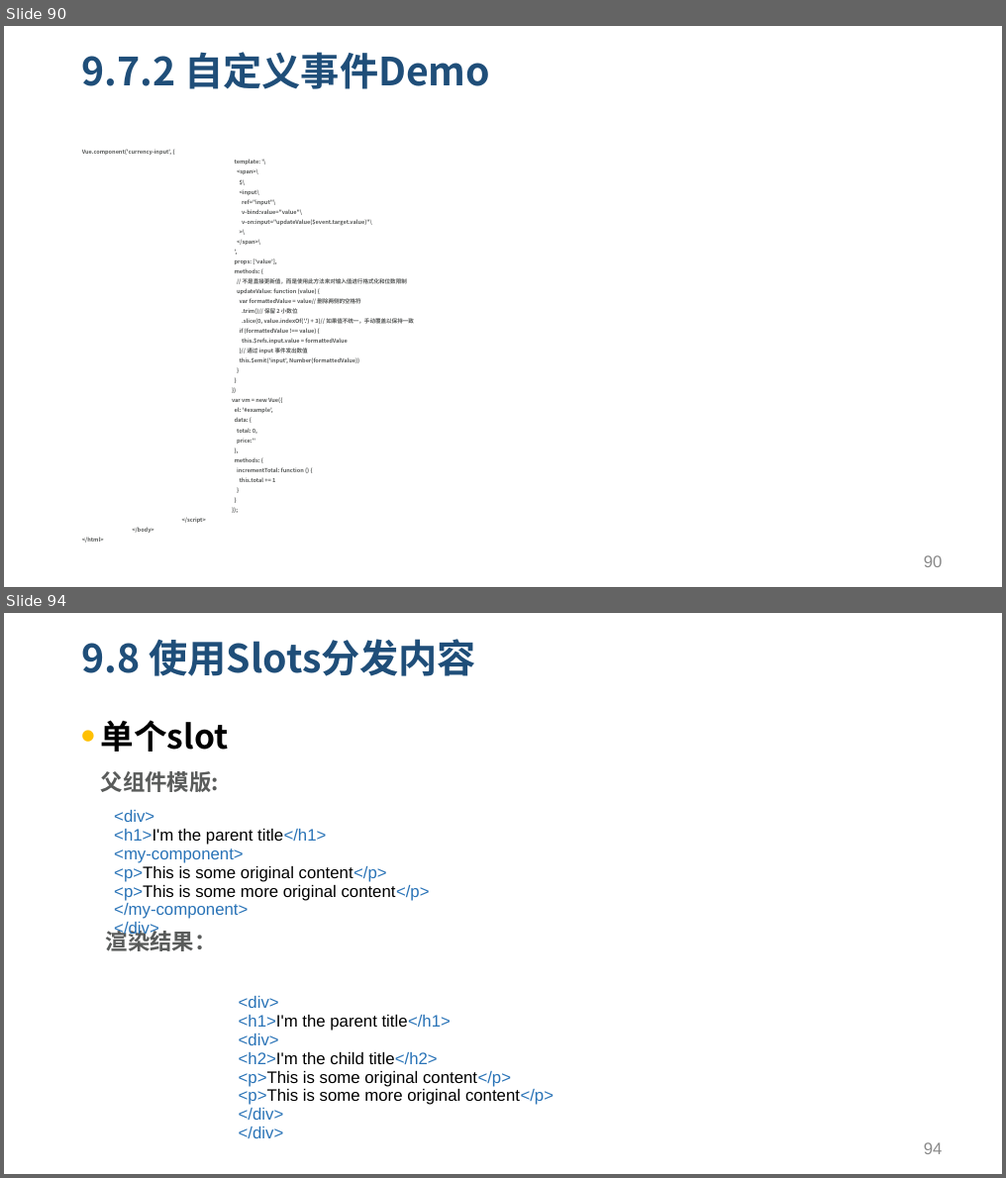
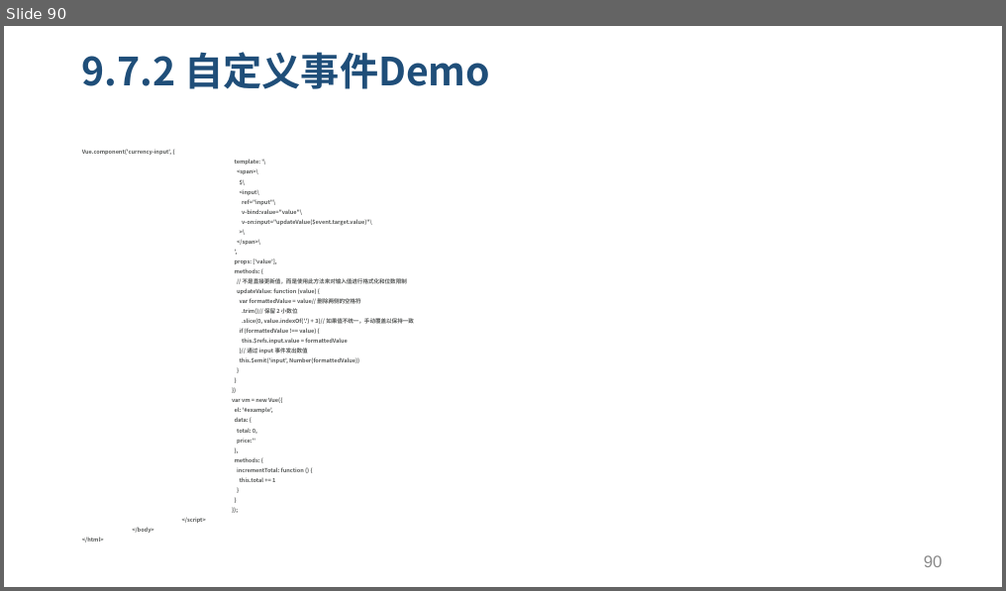
Before and after one commit to yxl2628/vuejs, a slide deck: 02 Vue基础.pptx. Shown one above the other, each under a label of ours: slides 90 and 94 before the commit, slide 90 after it; the slides between them are not shown. The pictures are 1006x1178 and 1006x591 pixels, drawn with LibreOffice and Linux fonts; fonts in the diff are those of the drawing. Boxes give left, top, right and bottom in pixels: in the first picture for what was removed or moved away, otherwise in the second. Text is boxed around its words. In the diff, an @@ line names an element or a change of style, - is before the commit and + after.

Commit message:
增加了单文件组件和路由的详细说明

```diff
--- a/02 Vue基础.pptx
+++ b/02 Vue基础.pptx
@@ slide 94 removed at (4, 613, 1002, 1174), background #FFFFFF @@
@@ title removed at (82, 639, 476, 676) @@
-9.8 使用Slots分发内容
@@ text removed at (101, 720, 229, 952) @@
-• 单个slot
-父组件模版:
-渲染结果：
@@ table removed at (108, 799, 829, 947), 1 rows, 1 columns @@
-<div> / <h1>I'm the parent title</h1> / <my-component> / <p>This is some original content</p> / <p>This is some more original content</p> / </my-component> / </div>
@@ table removed at (232, 985, 952, 1152), 1 rows, 1 columns @@
-<div> / <h1>I'm the parent title</h1> / <div> / <h2>I'm the child title</h2> / <p>This is some original content</p> / <p>This is some more original content</p> / </div> / </div>
@@ page number removed at (924, 1143, 943, 1155) @@
-94
```
Also in this commit, not shown: 4 slides changed, 7 other slides removed, 1 other file.
